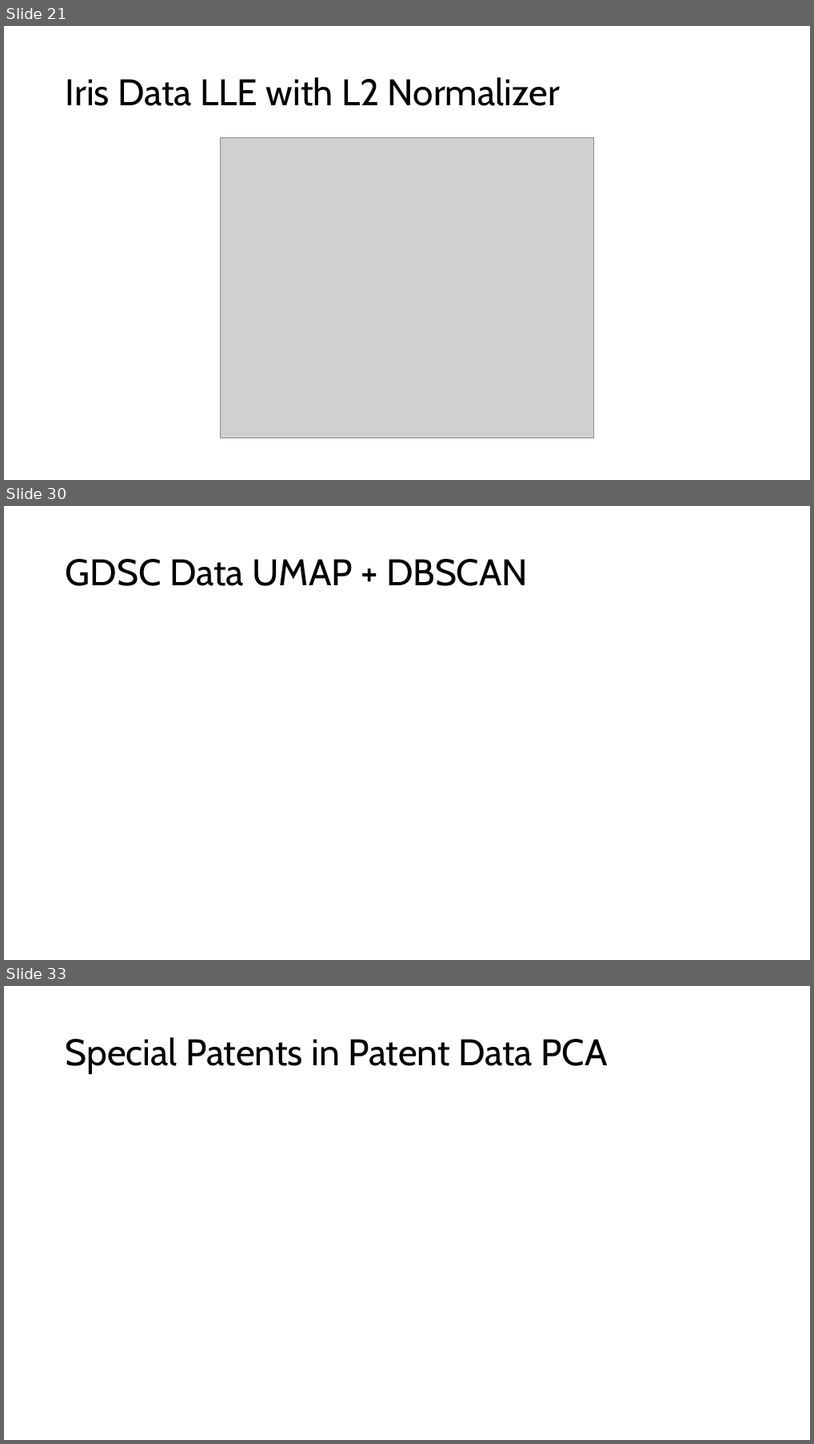
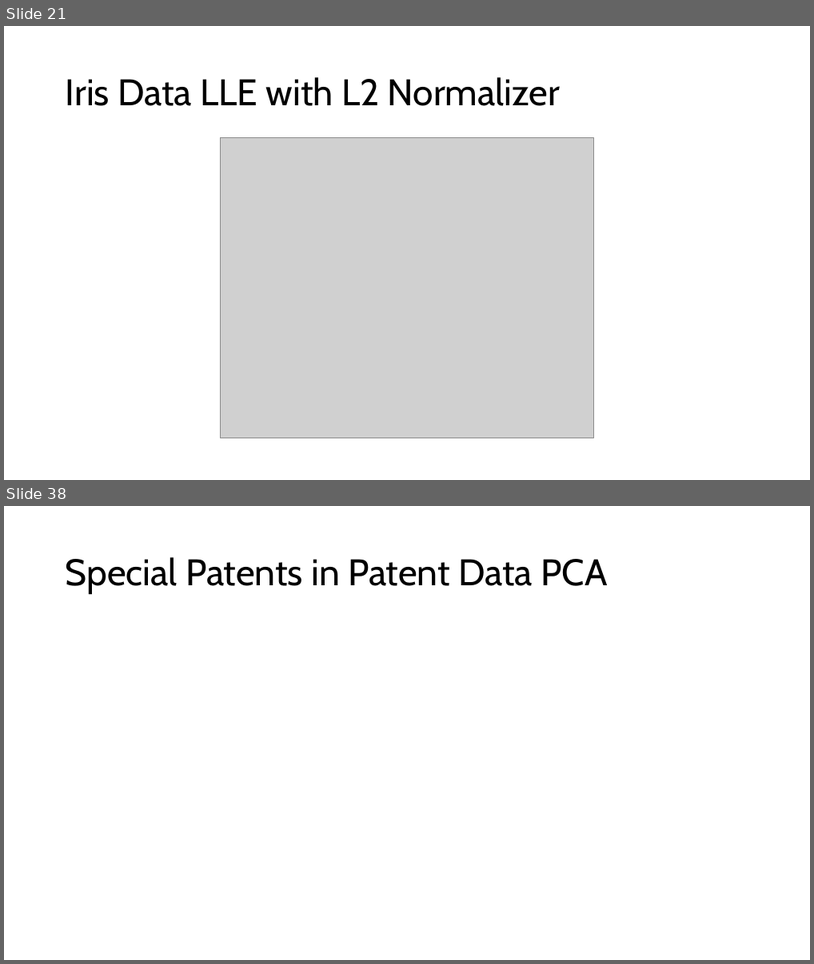
Before and after one commit to Brennan-Chan/Big-Data-Project-1, a slide deck: Deliverables/Big Data Project 1.pptx. Shown one above the other, each under a label of ours: slides 21, 30 and 33 before the commit, slides 21 and 38 after it; the slides between them are not shown. The pictures are 814x1444 and 814x964 pixels, drawn with LibreOffice and Linux fonts; fonts in the diff are those of the drawing; grey boxes stand for pictures. Boxes give left, top, right and bottom in pixels: in the first picture for what was removed or moved away, otherwise in the second. Text is boxed around its words. In the diff, an @@ line names an element or a change of style, - is before the commit and + after.

```diff
--- a/Deliverables/Big Data Project 1.pptx
+++ b/Deliverables/Big Data Project 1.pptx
@@ slide 30 removed at <box>4,506,810,960</box>, background #FFFFFF @@
@@ title removed at <box>66,559,528,586</box> @@
-GDSC Data UMAP + DBSCAN
@@ what was slide 33 is now slide 38 @@
```
Also in this commit, not shown: 2 slides changed, 15 slides added, 9 other slides removed, 3 other files.
